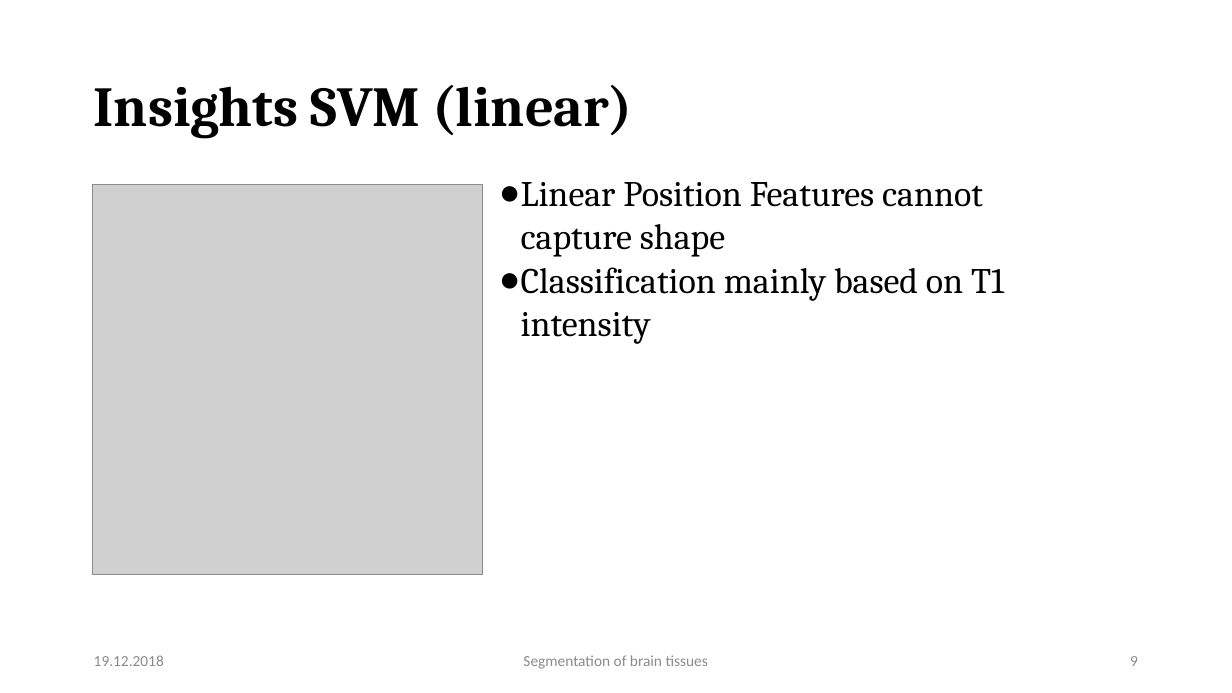
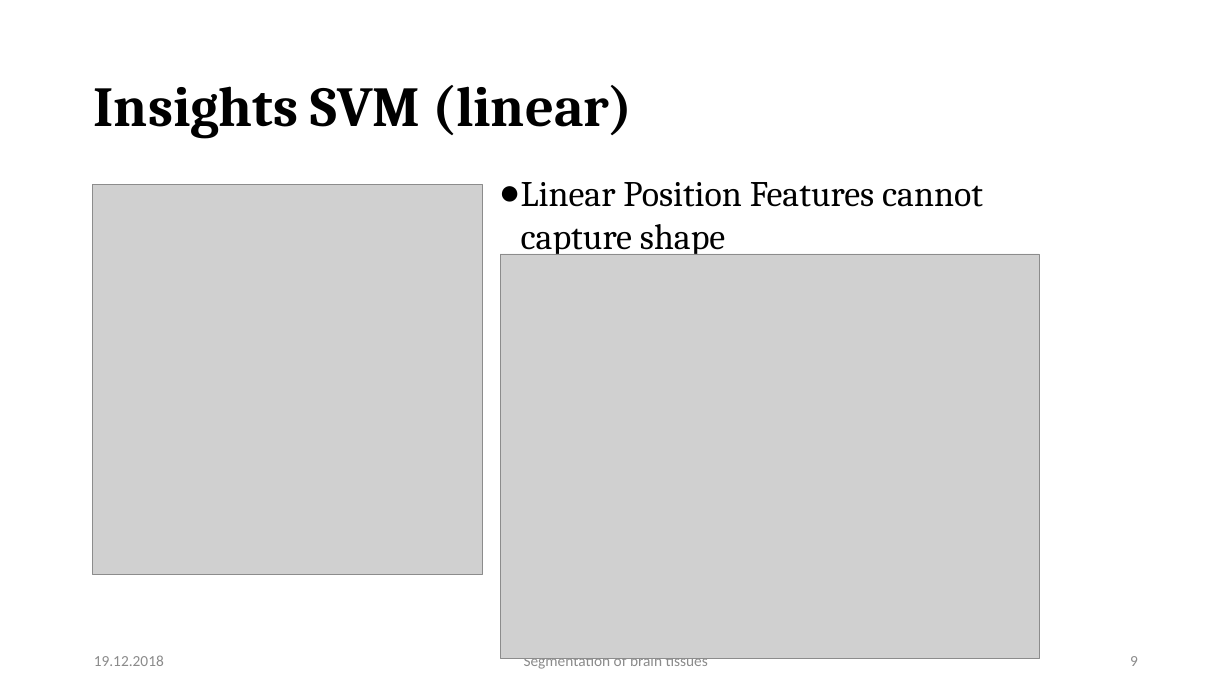
Before and after one commit to mhayoz/MIALab, a slide deck: slide 9 of Final Mialab.pptx. Drawn at 1232x693 pixels with LibreOffice and Linux fonts; fonts in the diff are those of the drawing; grey boxes stand for pictures; background and template pictures are left out. Boxes give left, top, right and bottom in pixels: in the first picture for what was removed or moved away, otherwise in the second. Text is boxed around its words. In the diff, an @@ line names an element or a change of style, - is before the commit and + after.

Commit message:
small update of presentation

```diff
--- a/Final Mialab.pptx
+++ b/Final Mialab.pptx
@@ picture added at box(500, 254, 1039, 658) @@
@@ text at box(521, 267, 1004, 344): paragraph removed @@
-● Classification mainly based on T1 intensity
```
